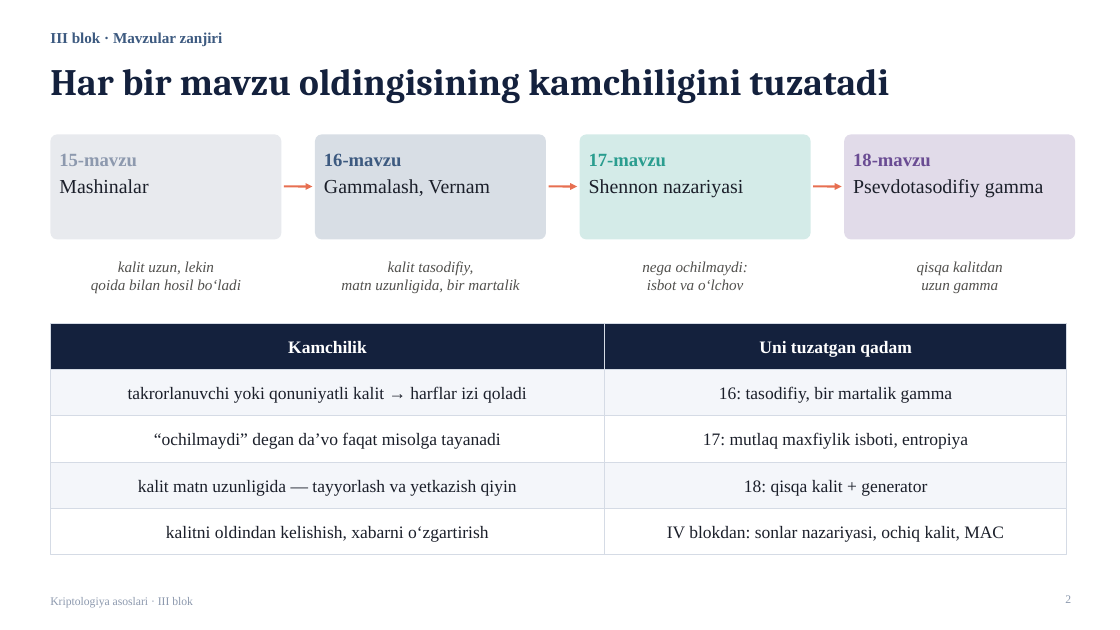
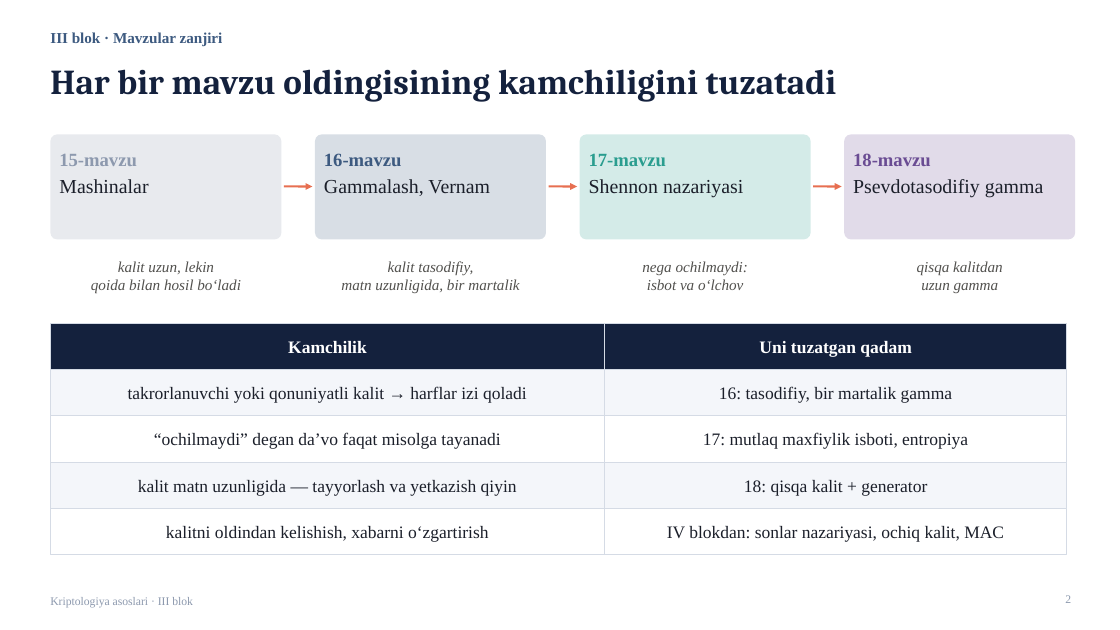
Before and after one commit to qwerty291996/Cryptology_Olympiad, a slide deck: slide 2 of 2026-yil tayyorgarlik/3-blok/Kriptologiya_III_blok_taqdimot.pptx. Drawn at 1120x630 pixels with LibreOffice and Linux fonts; fonts in the diff are those of the drawing. Boxes give left, top, right and bottom in pixels: in the first picture for what was removed or moved away, otherwise in the second. Text is boxed around its words. In the diff, an @@ line names an element or a change of style, - is before the commit and + after.

```diff
--- a/2026-yil tayyorgarlik/3-blok/Kriptologiya_III_blok_taqdimot.pptx
+++ b/2026-yil tayyorgarlik/3-blok/Kriptologiya_III_blok_taqdimot.pptx
@@ title "Har bir mavzu oldingisining kamchiligini ..." at box(50, 69, 837, 101): size 32 to 30 pt @@
```
Also in this commit, not shown: 10 other slides changed, 35 slides added, 6 slides removed, 6 other files.
